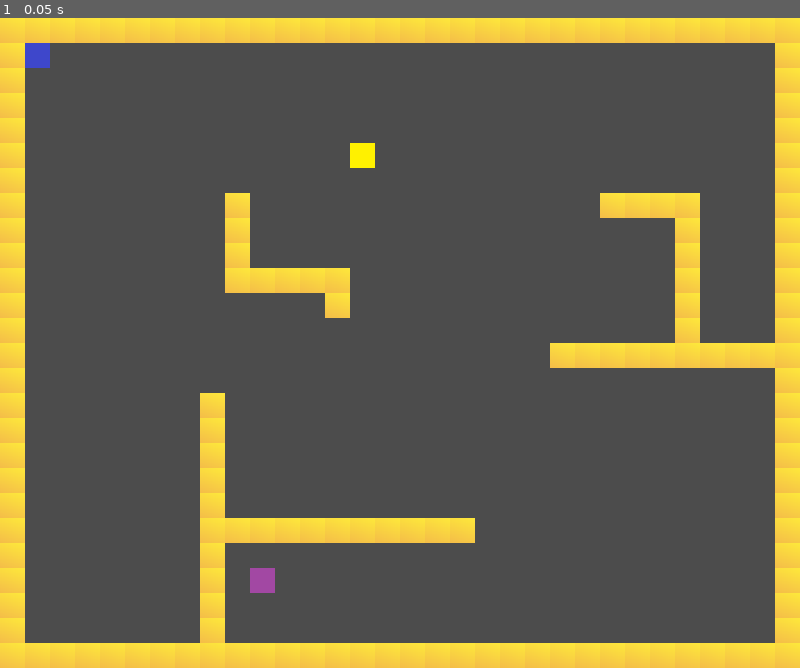
Above: before the commit, frame 1.
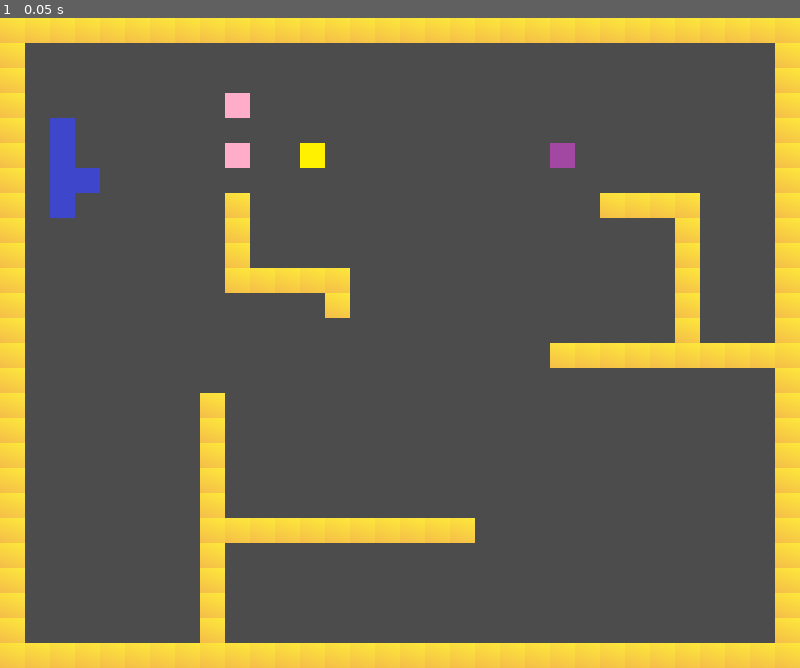
Above: after the commit, the same moment.

Repository: JacobBas/gmtk2021-godot
Game: Godot game, scene res://refactorme/SandboxLevel.tscn
The game is run twice, just before and just after one commit, with the same random seed, the same clock (stepped at 60 frames per second) and the same inputs.
Inputs:
- Up to frame 1 (0.05 s): no input

The runs differ from the first frame. In frame 1, 1.4% of the frame differs, in the area x 3-72%, y 3-89%.

Commit message:
collision is almost working

Diff:
--- a/refactorme/Conjoined_Player.gd
+++ /dev/null
@@ -1,77 +0,0 @@
-extends Area2D
-
-# Declare member variables here. Examples:
-var tile_size : int = 32
-var last_press: String = ""
-var walls : Array
-var index : Vector2
-
-var inputs_trans = {
-	"Arrow_Right": ["WASD_Right", Vector2.RIGHT],
-	"Arrow_Left": ["WASD_Left", Vector2.LEFT],
-	"Arrow_Up": ["WASD_Up", Vector2.UP],
-	"Arrow_Down": ["WASD_Down", Vector2.DOWN],
-	"WASD_Right": ["Arrow_Right", Vector2.RIGHT],
-	"WASD_Left": ["Arrow_Left", Vector2.LEFT],
-	"WASD_Up": ["Arrow_Up", Vector2.UP],
-	"WASD_Down": ["Arrow_Down", Vector2.DOWN]
-	}
-
-var inputs_rotate = {
-	"Arrow_Up": ["WASD_Down", -90],
-	"Arrow_Down": ["WASD_Up", 90],
-	"WASD_Up": ["Arrow_Down", 90],
-	"WASD_Down": ["Arrow_Up", -90]
-}
-
-var inputs_reflect = {
-	"Arrow_Right": ["WASD_Left", -1],
-	"Arrow_Left": ["WASD_Right", -1],
-	"WASD_Right": ["Arrow_Left", -1],
-	"WASD_Left": ["Arrow_Right", -1]
-}
-
-# Called when the node enters the scene tree for the first time.
-func _ready():
-	pass
-
-func _unhandled_input(event):
-	walls = self.get_parent().get_node("Walls").get_used_cells()
-	index = Vector2((position[0] - 16)/32, (position[1] - 16)/32)
-	# checking the rotational movements
-	for dir in inputs_rotate.keys():
-		if event.is_action_released(dir):
-			print(dir)
-			print(last_press)
-			if inputs_rotate[dir][0] == last_press:
-				last_press = ""
-				rotation_degrees += inputs_rotate[dir][1]
-				return null
-
-	# checking the reflectional movements
-	for dir in inputs_reflect.keys():
-		if event.is_action_released(dir):
-			print(dir)
-			print(last_press)
-			if inputs_reflect[dir][0] == last_press:
-				last_press = ""
-				var rot = int(abs(int(rotation_degrees)))
-				if rot % 180 == 90:
-					scale.y = scale.y * inputs_reflect[dir][1]
-				else:
-					scale.x = scale.x * inputs_reflect[dir][1]
-				return null
-
-	# checking the translational movements
-	for dir in inputs_trans.keys():
-		if event.is_action_released(dir):
-			print(dir)
-			print(last_press)
-			if inputs_trans[dir][0] == last_press:
-				last_press = ""
-				index += inputs_trans[dir][1]
-				if not (index in walls):
-					position += inputs_trans[dir][1] * tile_size
-				return null
-			else:
-				last_press = dir
--- /dev/null
+++ b/refactorme/Joined_Player.gd
@@ -0,0 +1,138 @@
+extends Area2D
+
+# Declare member variables here. Examples:
+var tile_size : int = 32
+var last_press: String = ""
+
+var inputs_trans = {
+	"Arrow_Right": ["WASD_Right", Vector2.RIGHT],
+	"Arrow_Left": ["WASD_Left", Vector2.LEFT],
+	"Arrow_Up": ["WASD_Up", Vector2.UP],
+	"Arrow_Down": ["WASD_Down", Vector2.DOWN],
+	"WASD_Right": ["Arrow_Right", Vector2.RIGHT],
+	"WASD_Left": ["Arrow_Left", Vector2.LEFT],
+	"WASD_Up": ["Arrow_Up", Vector2.UP],
+	"WASD_Down": ["Arrow_Down", Vector2.DOWN]
+	}
+
+var inputs_rotate = {
+	"Arrow_Up": ["WASD_Down", -90],
+	"Arrow_Down": ["WASD_Up", 90],
+	"WASD_Up": ["Arrow_Down", 90],
+	"WASD_Down": ["Arrow_Up", -90]
+}
+
+var inputs_reflect = {
+	"Arrow_Right": ["WASD_Left", -1],
+	"Arrow_Left": ["WASD_Right", -1],
+	"WASD_Right": ["Arrow_Left", -1],
+	"WASD_Left": ["Arrow_Right", -1]
+}
+
+# Called when the node enters the scene tree for the first time.
+func _ready():
+	pass
+
+func get_parent_pos(node):
+	return Vector2((node.position[0] - 16)/32, (node.position[1] - 16)/32)
+
+func get_children_pos(node):
+	var parent_pos = get_parent_pos(node)
+	var children_pos : Array = []
+	for child in node.get_children():
+		var pos : Vector2 = Vector2((child.position[0])/32, (child.position[1])/32)
+		pos = pos + parent_pos
+		children_pos.append(pos)
+	return children_pos
+
+func get_walls_node():
+	return self.get_parent().get_node("Walls")
+
+func _unhandled_input(event):
+	# getting the position of the walls
+	var walls = get_walls_node().get_used_cells()
+	# creating a duplicate of the node to test collisions
+	var dup_node = self.duplicate()
+	# setting the valid move variable
+	var valid_move = true
+
+	print(str(self.rotation_degrees) + str(dup_node.rotation_degrees))
+	print(str(self.scale) + str(dup_node.scale))
+	print(str(self.position) + str(dup_node.position))
+
+	# checking the rotational movements
+	for dir in inputs_rotate.keys():
+		if event.is_action_released(dir):
+			if inputs_rotate[dir][0] == last_press:
+				# clearing the buffer
+				last_press = ""
+				# checking to see if there are collisions
+				dup_node.rotation_degrees += inputs_rotate[dir][1]
+				for pos in get_children_pos(dup_node):
+					print(pos)
+					if pos in walls:
+						valid_move = false
+
+				# if there is no collision then we make the move
+				if valid_move:
+					self.rotation_degrees += inputs_rotate[dir][1]
+
+				# returning out of the function
+				return null
+
+	# checking the reflectional movements
+	for dir in inputs_reflect.keys():
+		if event.is_action_released(dir):
+			if inputs_reflect[dir][0] == last_press:
+				# clearing the buffer
+				last_press = ""
+				# setting the current rotation paramenter
+				var rot = int(abs(int(rotation_degrees)))
+				# finding if we should do a horizonal or vertical reflection
+				if rot % 180 == 90:
+					# checking to see if thie is a valid move
+					dup_node.scale.y = scale.y * inputs_reflect[dir][1]
+					for pos in get_children_pos(dup_node):
+						if pos in walls:
+							valid_move = false
+
+					# if a valid move then we make the reflection
+					if valid_move:
+						self.scale.y = self.scale.y * inputs_reflect[dir][1]
+
+				else:
+					# checking to see if thie is a valid move
+					dup_node.scale.x = scale.x * inputs_reflect[dir][1]
+					for pos in get_children_pos(dup_node):
+						if pos in walls:
+							valid_move = false
+
+					# if a valid move then we make the reflection
+					if valid_move:
+						self.scale.x = self.scale.x * inputs_reflect[dir][1]
+
+				# returning null out of the function
+				return null
+
+	# checking the translational movements
+	for dir in inputs_trans.keys():
+		if event.is_action_released(dir):
+			if inputs_trans[dir][0] == last_press:
+				# clearing the buffer
+				last_press = ""
+				# checking to see if thie is a valid move
+				dup_node.position += inputs_trans[dir][1] * tile_size
+				for pos in get_children_pos(dup_node):
+					if pos in walls:
+						valid_move = false
+
+				# if a valid move then we make the reflection
+				if valid_move:
+					self.position += inputs_trans[dir][1] * tile_size
+
+				# returning null out of the function
+				return null
+
+			else:
+				# setting the buffer to the most recent move
+				last_press = dir
--- a/refactorme/Joined_Player.tscn
+++ b/refactorme/Joined_Player.tscn
@@ -1,6 +1,6 @@
 [gd_scene load_steps=4 format=2]
 
-[ext_resource path="res://refactorme/Conjoined_Player.gd" type="Script" id=1]
+[ext_resource path="res://refactorme/Joined_Player.gd" type="Script" id=1]
 [ext_resource path="res://refactorme/files/bluebox.png" type="Texture" id=2]
 
 [sub_resource type="RectangleShape2D" id=1]
@@ -14,3 +14,35 @@
 
 [node name="Sprite" type="Sprite" parent="."]
 texture = ExtResource( 2 )
+
+[node name="CollisionShape2D2" type="CollisionShape2D" parent="."]
+position = Vector2( 0, 32 )
+shape = SubResource( 1 )
+
+[node name="Sprite2" type="Sprite" parent="."]
+position = Vector2( 0, 32 )
+texture = ExtResource( 2 )
+
+[node name="CollisionShape2D3" type="CollisionShape2D" parent="."]
+position = Vector2( 0, -64 )
+shape = SubResource( 1 )
+
+[node name="Sprite3" type="Sprite" parent="."]
+position = Vector2( 0, -64 )
+texture = ExtResource( 2 )
+
+[node name="CollisionShape2D4" type="CollisionShape2D" parent="."]
+position = Vector2( 0, -32 )
+shape = SubResource( 1 )
+
+[node name="Sprite4" type="Sprite" parent="."]
+position = Vector2( 0, -32 )
+texture = ExtResource( 2 )
+
+[node name="CollisionShape2D5" type="CollisionShape2D" parent="."]
+position = Vector2( 32, 0 )
+shape = SubResource( 1 )
+
+[node name="Sprite5" type="Sprite" parent="."]
+position = Vector2( 32, 0 )
+texture = ExtResource( 2 )
--- a/refactorme/SandboxLevel.tscn
+++ b/refactorme/SandboxLevel.tscn
@@ -6,6 +6,7 @@
 [ext_resource path="res://refactorme/Arrow_Player.tscn" type="PackedScene" id=4]
 [ext_resource path="res://refactorme/Joined_Player.tscn" type="PackedScene" id=5]
 [ext_resource path="res://refactorme/LevelEnv.gd" type="Script" id=6]
+[ext_resource path="res://refactorme/Sticky_Box.tscn" type="PackedScene" id=7]
 
 [sub_resource type="ConvexPolygonShape2D" id=1]
 points = PoolVector2Array( 32, 32, 0, 32, 0, 0, 32, 0 )
@@ -66,11 +67,21 @@
 format = 1
 tile_data = PoolIntArray( 0, 0, 0, 1, 0, 0, 2, 0, 0, 3, 0, 0, 4, 0, 0, 5, 0, 0, 6, 0, 0, 7, 0, 0, 8, 0, 0, 9, 0, 0, 10, …(2062 unchanged characters)…
 
+[node name="Joined_Player" parent="." instance=ExtResource( 5 )]
+position = Vector2( 80, 208 )
+
 [node name="Arrow_Player" parent="." instance=ExtResource( 4 )]
-position = Vector2( 336, 720 )
+position = Vector2( 720, 176 )
 
-[node name="WASD_Player" parent="." instance=ExtResource( 2 )]
-position = Vector2( 464, 176 )
+[node name="WASD_Players" type="Node2D" parent="."]
 
-[node name="Joined_Player" parent="." instance=ExtResource( 5 )]
-position = Vector2( 48, 48 )
+[node name="WASD_Player" parent="WASD_Players" instance=ExtResource( 2 )]
+position = Vector2( 400, 176 )
+
+[node name="Sticky_Boxes" type="Node2D" parent="."]
+
+[node name="Sticky_Box" parent="Sticky_Boxes" instance=ExtResource( 7 )]
+position = Vector2( 304, 176 )
+
+[node name="Sticky_Box2" parent="Sticky_Boxes" instance=ExtResource( 7 )]
+position = Vector2( 304, 112 )
Not shown: 1 places in refactorme/SandboxLevel.tscn that only renumber resources
